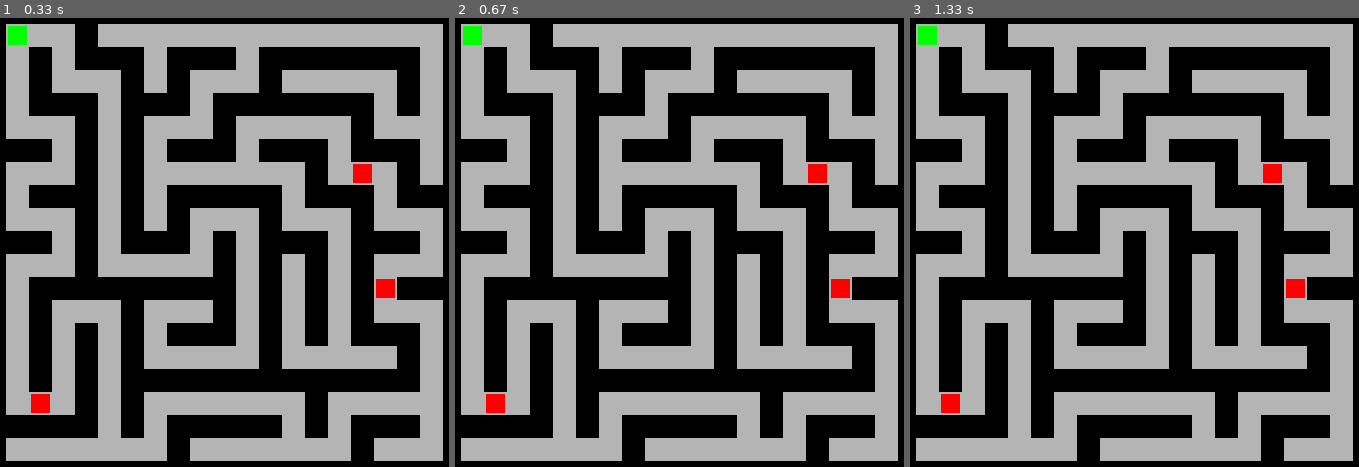
Above: before the commit, frames 1-3 (left to right).
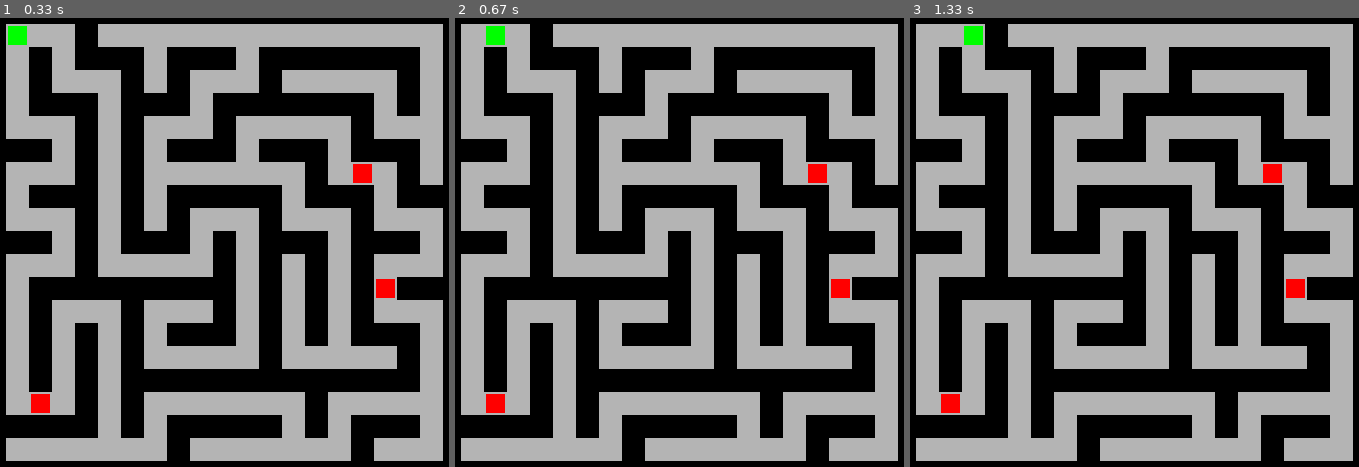
Above: after the commit, the same moments.

Repository: agentultra/Horton
Game: pygame game, started from horton/examples/labyrinth/main.py
The game is run twice, just before and just after one commit, with the same random seed, the same clock (stepped at 60 frames per second) and the same inputs. The source is Python 2; it was converted automatically to run under Python 3.
Inputs:
- Up to frame 1 (0.33 s): no input
- Up to frame 2 (0.67 s): hold D from 0.33 s (still down)
- Up to frame 3 (1.33 s): release D at 0.8 s; hold W 0.83-1.13 s; hold D from 1.17 s (still down)

Frame 1 is identical in both runs. In frame 2, 0.4% of the frame differs, in the area x 1-12%, y 1-7%; in frame 3, 0.4%.

Commit message:
Add basic player movement
I'm not terribly satisfied with keeping position state in two places
and will seek keep it in one place.  For now however player movement
works -- starting to get somewhere!

Diff:
--- a/horton/examples/labyrinth/levels.py
+++ b/horton/examples/labyrinth/levels.py
@@ -10,10 +10,14 @@
 
 from utils import average, distance
 
+
 MAZE_ROWS, MAZE_COLS = (10, 10)
 MAZE_W, MAZE_H = (500, 500)
 
+VALID_MOVEMENT_DIRS = ["north", "south", "east", "west"]
+
 DEPTH_FACTOR = 2
+
 
 default_cell = {'north': True,
                 'south': True,
@@ -251,3 +255,25 @@
     render_grid(surface, level,
                 0, 0, MAZE_W, MAZE_H,
                 render_cell=draw_maze_tile)
+
+
+def move_player(level, direction):
+    assert direction in VALID_MOVEMENT_DIRS
+
+    pos = level.player.position
+    if direction == "north":
+        dest = (pos[0], pos[1] - 1)
+    elif direction == "south":
+        dest = (pos[0], pos[1] + 1)
+    elif direction == "east":
+        dest = (pos[0] + 1, pos[1])
+    elif direction == "west":
+        dest = (pos[0] - 1, pos[1])
+
+    destination_tile = level.get(*dest)
+    if destination_tile and destination_tile['passable']:
+        level.player.position = dest
+        destination_tile['objects'].append(level.player)
+        level[pos]['objects'].pop(level[pos]['objects'].index(level.player))
+    else:
+        print("Staying put!")
--- a/horton/examples/labyrinth/main.py
+++ b/horton/examples/labyrinth/main.py
@@ -8,6 +8,7 @@
 (c) 2013 James King
 """
 
+import functools
 import pygame
 
 from horton.render.pg import render_grid
@@ -38,5 +39,18 @@
     for event in pygame.event.get():
         if event.type == QUIT:
             running = False
+        if event.type == KEYDOWN:
+            move = functools.partial(levels.move_player, level)
+            if event.key == K_ESCAPE:
+                running = False
+            elif event.key == K_w:
+                move("north")
+            elif event.key == K_s:
+                move("south")
+            elif event.key == K_d:
+                move("east")
+            elif event.key == K_a:
+                move("west")
+            levels.render_level(screen, level)
 
     pygame.display.flip()
